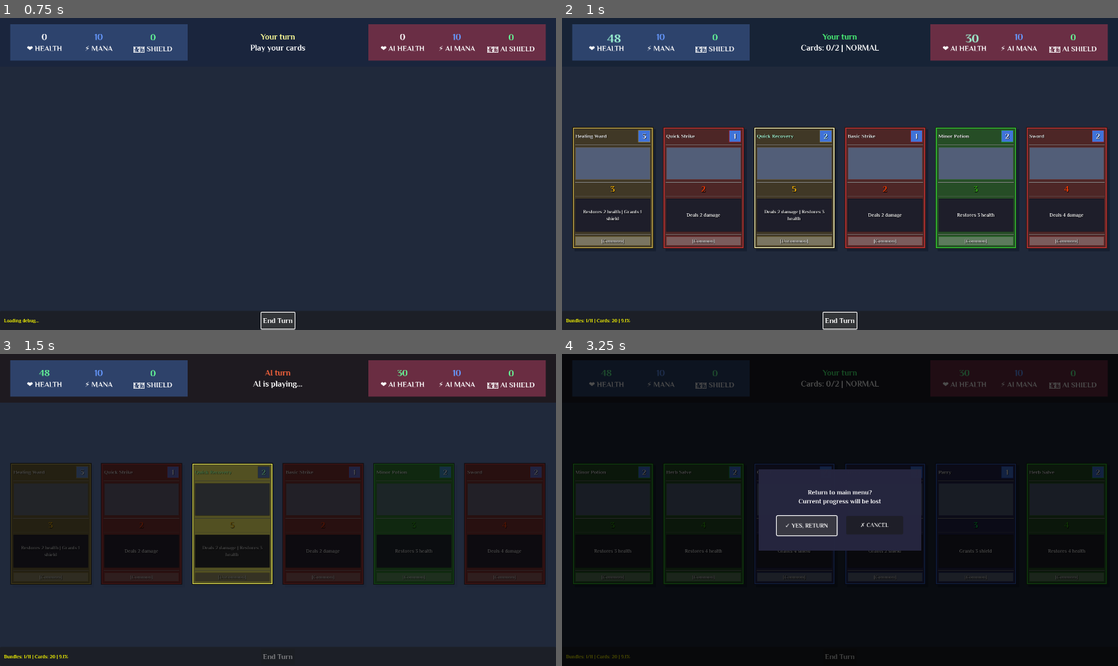
Above: before the commit, frames 1-4 (two rows, left to right).
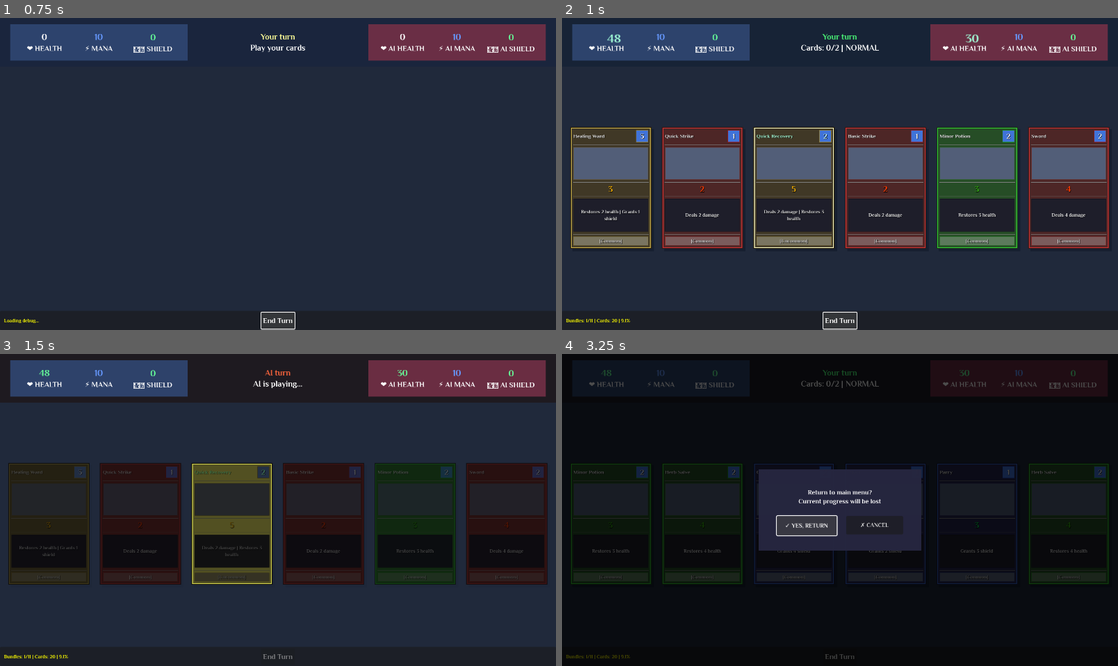
Above: after the commit, the same moments.

Repository: lextrack/Card-Vault-Keeper-Arena
Game: Godot game, scene res://scenes/Main.tscn
The game is run twice, just before and just after one commit, with the same random seed, the same clock (stepped at 60 frames per second) and the same inputs. This scene is started directly instead of the project's main scene. Video files are missing from this copy of the repository; at most half a second of black plays in their place. Sound files missing from this copy of the repository are replaced by a short silence.
Inputs (mouse positions are in pixels of both pictures, inside the frame that each line leads up to):
- Up to frame 1 (0.75 s): click "End Turn" at 0.5 s
- Up to frame 2 (1 s): no input
- Up to frame 3 (1.5 s): tap Enter (game_select) at 1.25 s; move the mouse to (50, 522) at 1.27 s; hold Right (ui_right) from 1.28 s (still down); hold C (ChallengeHub_access) from 1.28 s (still down); click (50, 522) at 1.42 s
- Up to frame 4 (3.25 s): tap R (game_restart) at 2 s; move the mouse to (701, 522) at 2.02 s; release Right (ui_right) at 2.03 s; release C (ChallengeHub_access) at 2.03 s; hold Escape (game_back) 2.03-2.75 s; tap H (game_controls) at 2.1 s; click (701, 522) at 2.17 s; click "✓ YES, RETURN" at 2.75 s

Frame 1 is identical in both runs. In frame 2, 3.9% of the frame differs, in the area x 1-99%, y 34-74%; in frame 3, 2.1%; in frame 4, 1.5%.
Error in both runs: Invalid access to property or key 'turn_number' on a base object of type 'Nil'. (res://scripts/Main.gd:886)

Commit message:
Minor update

Diff:
--- a/scenes/Main.tscn
+++ b/scenes/Main.tscn
@@ -108,6 +108,7 @@
 
 [node name="UIClickPlayer" type="AudioStreamPlayer" parent="AudioManager/UISounds"]
 stream = ExtResource("10_bjd11")
+volume_db = -1.0
 
 [node name="UIHoverPlayer" type="AudioStreamPlayer" parent="AudioManager/UISounds"]
 
@@ -365,7 +366,7 @@
 anchor_bottom = 1.0
 grow_horizontal = 2
 grow_vertical = 2
-theme_override_constants/separation = 23
+theme_override_constants/separation = 25
 alignment = 1
 
 [node name="BottomPanel" type="Panel" parent="UILayer"]
Not shown, changed: Arte del juego.7z
